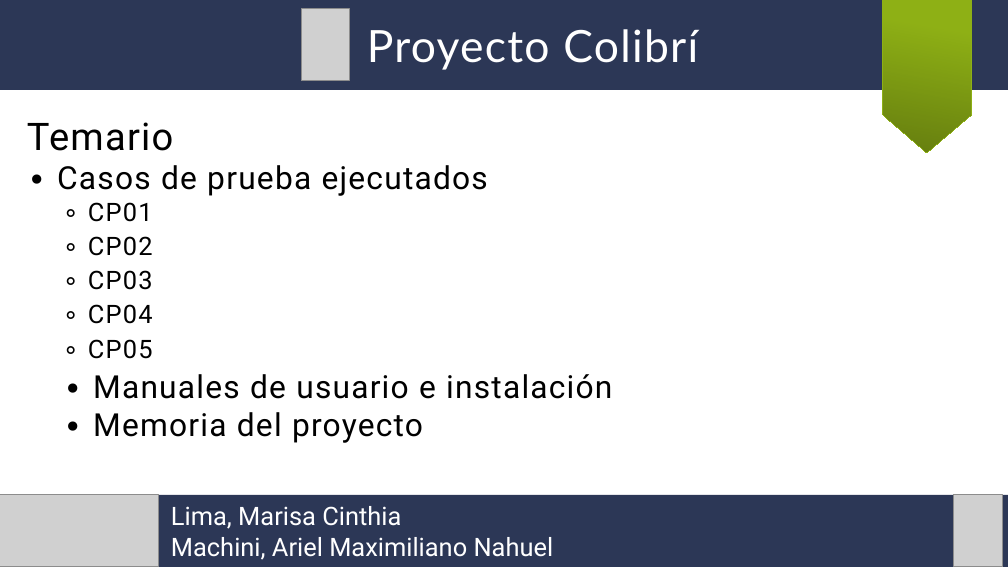
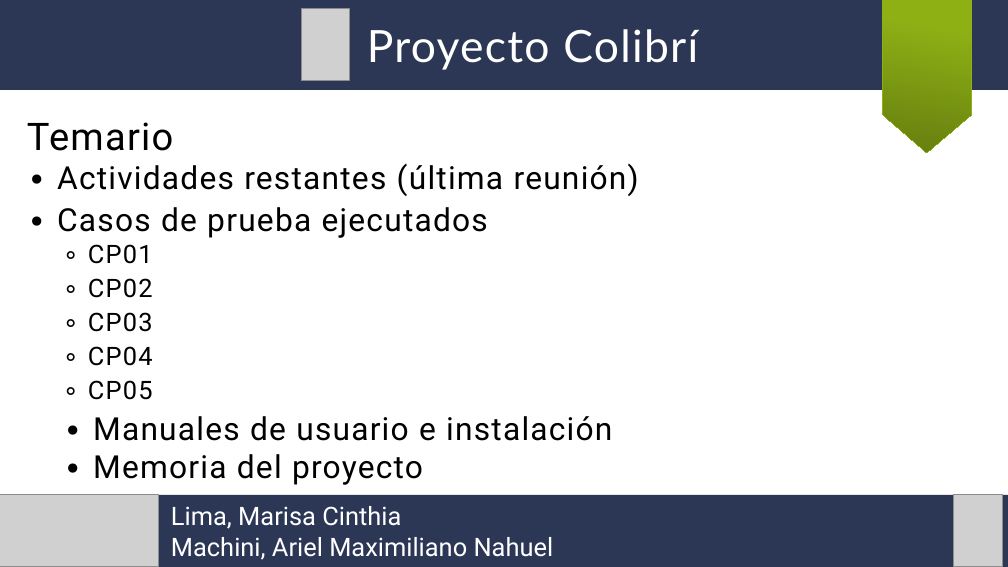
Before and after one commit to arielmachini/Caciar, a slide deck: slide 2 of Archivo/Presentaciones/Presentación 08-08-2020.odp. Drawn at 1008x567 pixels with LibreOffice and Linux fonts; fonts in the diff are those of the drawing; grey boxes stand for pictures. Boxes give left, top, right and bottom in pixels: in the first picture for what was removed or moved away, otherwise in the second. Text is boxed around its words. In the diff, an @@ line names an element or a change of style, - is before the commit and + after.

```diff
--- a/Archivo/Presentaciones/Presentación 08-08-2020.odp
+++ b/Archivo/Presentaciones/Presentación 08-08-2020.odp
@@ text at box(57, 164, 639, 196): paragraph added @@
+∙ Actividades restantes (última reunión)
```
Also in this commit, not shown: 2 other slides changed, 4 other files.
